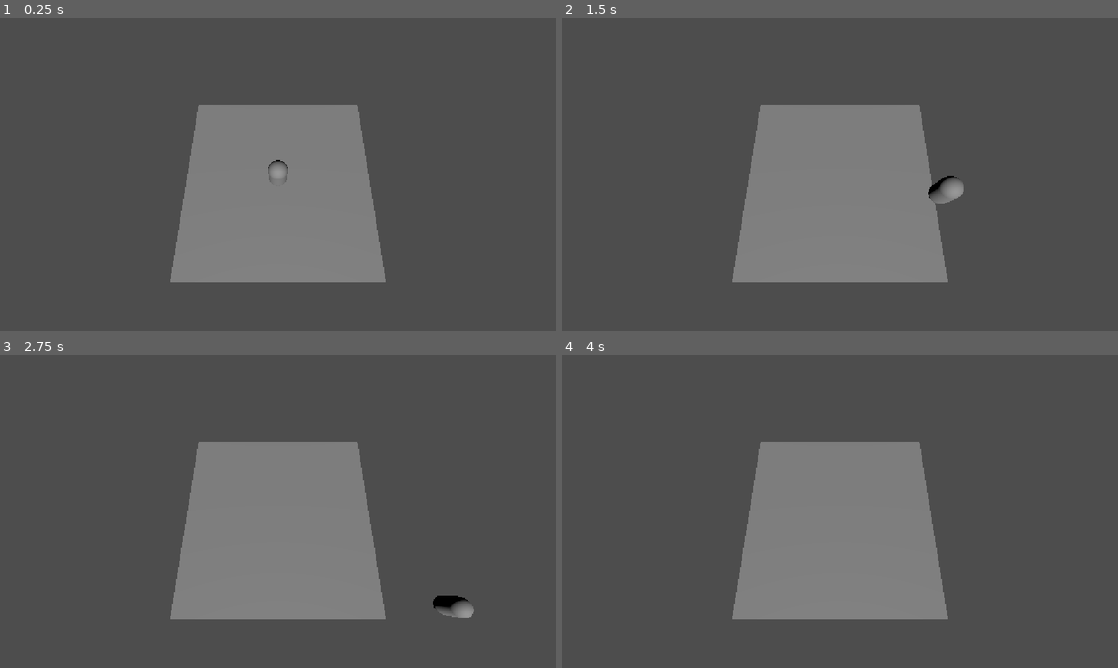
Above: before the commit, frames 1-4 (two rows, left to right).
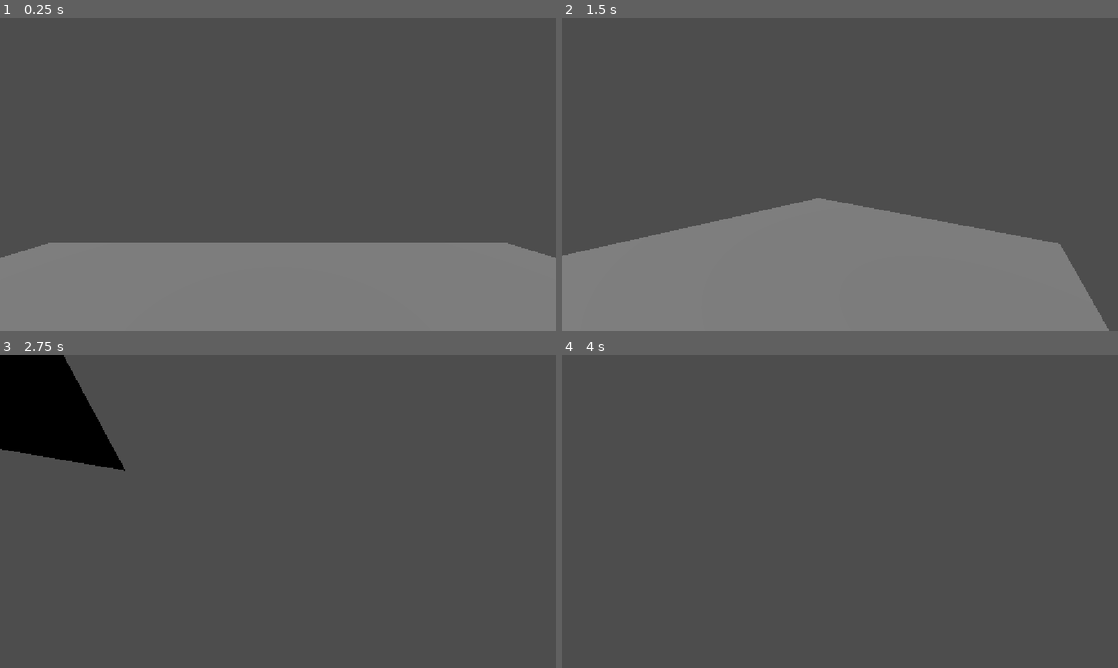
Above: after the commit, the same moments.

Repository: pilot2254/godot-test
Game: Godot game, scene res://main.tscn
Same seed, same stepped clock (60 frames per second), same inputs: the game is played once before the commit and once after it.
Inputs (mouse positions are in pixels of both pictures, inside the frame that each line leads up to):
- Up to frame 1 (0.25 s): no input
- Up to frame 2 (1.5 s): tap Enter at 0.5 s; move the mouse to (962, 158) at 0.52 s; hold D (move_right) 0.53-1.28 s; tap Space (move_jump) at 0.77 s; move the mouse to (728, 190) at 1.27 s; hold S (move_backwards) from 1.28 s (still down)
- Up to frame 3 (2.75 s): tap Space (move_jump) at 1.52 s; move the mouse to (333, 442) at 2.02 s; release S (move_backwards) at 2.03 s; hold D (move_right) from 2.03 s (still down)
- Up to frame 4 (4 s): move the mouse to (812, 574) at 2.77 s; release D (move_right) at 2.78 s; hold W (move_forward) 2.78-3.53 s; tap Space (move_jump) at 3.02, 3.77 s; move the mouse to (1006, 558) at 3.52 s; hold A (move_left) from 3.53 s (still down)

The runs differ from the first frame. In frame 1, 37% of the frame differs, in the area x 0-100%, y 27-100%; in frame 2, 34%; in frame 3, 25%; in frame 4, 19%.

Commit message:
fps camera omg omg

Diff:
--- a/main.tscn
+++ b/main.tscn
@@ -15,9 +15,6 @@
 [node name="i brighten up stuff" type="DirectionalLight3D" parent="." unique_id=2072944487]
 transform = Transform3D(1, 0, 0, 0, 0.70710677, 0.70710677, 0, -0.70710677, 0.70710677, 0, 0, 0)
 
-[node name="pornhub gay casting camera" type="Camera3D" parent="i brighten up stuff" unique_id=412898421]
-transform = Transform3D(1, 0, 0, 0, 0.90630776, 0.42261827, 0, -0.42261827, 0.90630776, 0, 5, 10)
-
 [node name="PLAYER NGA" type="CharacterBody3D" parent="." unique_id=1054576746]
 transform = Transform3D(1, 0, 0, 0, 1, 0, 0, 0, 1, 0, 1, 0)
 script = ExtResource("1_ig7tw")
@@ -28,3 +25,9 @@
 [node name="players naked body" type="MeshInstance3D" parent="PLAYER NGA" unique_id=1380378092]
 transform = Transform3D(0.95, 0, 0, 0, 0.95, 0, 0, 0, 0.95, 0, 0, 0)
 mesh = SubResource("CapsuleMesh_g4v7s")
+
+[node name="Head" type="Node3D" parent="PLAYER NGA" unique_id=1769076963]
+transform = Transform3D(1, 0, 0, 0, 1, 0, 0, 0, 1, 0, 0.5, 0)
+
+[node name="pornhub gay casting camera - first person edition" type="Camera3D" parent="PLAYER NGA/Head" unique_id=412898421]
+transform = Transform3D(1, 0, 0, 0, 1, 0, 0, 0, 1, 0, 0, -0.5052466)
--- a/mr_player.gd
+++ b/mr_player.gd
@@ -7,8 +7,23 @@
 
 @export var speed := 6.0
 @export var jump_velocity := 5.0
+@export var mouse_sensitivity := 0.003
 
 var gravity: float = ProjectSettings.get_setting("physics/3d/default_gravity")
+
+@onready var head: Node3D = $Head
+
+func _ready() -> void:
+	add_to_group("player")
+	Input.mouse_mode = Input.MOUSE_MODE_CAPTURED
+
+func _unhandled_input(event: InputEvent) -> void:
+	if event is InputEventMouseMotion and Input.mouse_mode == Input.MOUSE_MODE_CAPTURED:
+		rotate_y(-event.relative.x * mouse_sensitivity)
+		head.rotate_x(-event.relative.y * mouse_sensitivity)
+		head.rotation.x = clampf(head.rotation.x, deg_to_rad(-89), deg_to_rad(89))
+	elif event.is_action_pressed("ui_cancel"):
+		Input.mouse_mode = Input.MOUSE_MODE_VISIBLE
 
 func _physics_process(delta: float) -> void:
 	if not is_on_floor():
